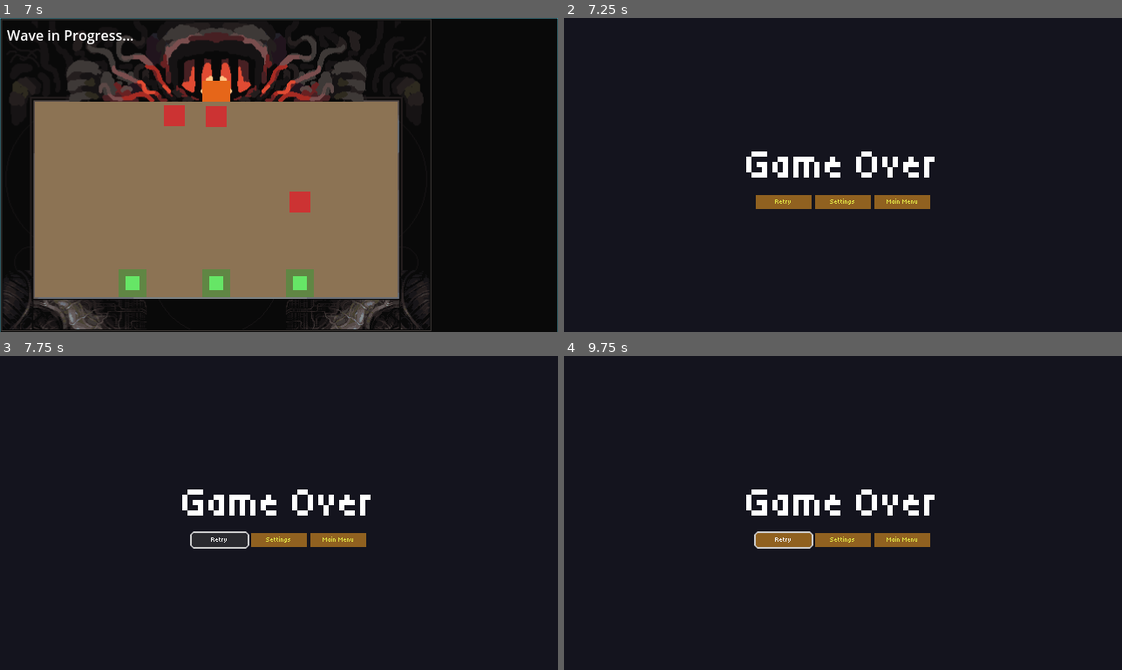
Above: before the commit, frames 1-4 (two rows, left to right).
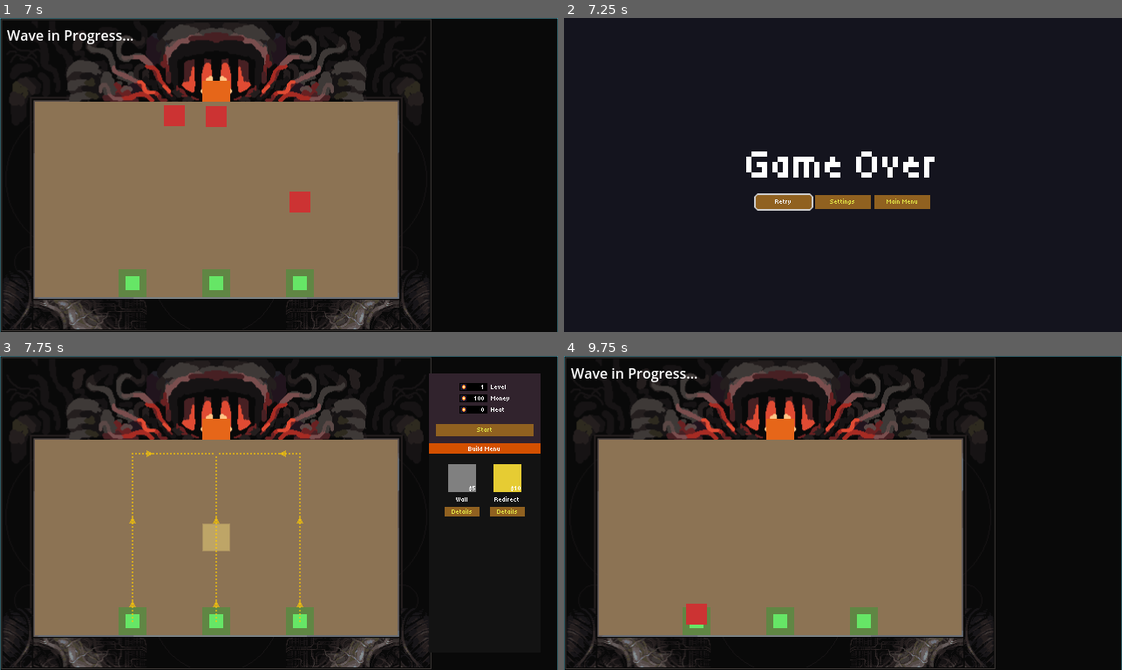
Above: after the commit, the same moments.

Repository: Arcane-Laboratory/Furnace
Game: Godot game, scene res://scenes/ui/title_screen.tscn
Two runs of this game, one before a commit and one after it. Both use one fixed random seed, a clock stepped at 60 frames per second and the inputs below. Sound files missing from this copy of the repository are replaced by a short silence.
Inputs (mouse positions are in pixels of both pictures, inside the frame that each line leads up to):
- Up to frame 1 (7 s): tap Enter at 0.5 s; move the mouse to (401, 159) at 0.52 s; tap P at 0.6, 3.6, 5.1, 6.6 s; click (401, 159) at 0.67 s; click "Start Game" at 1.25 s; click "Start" at 2 s; drag from (167, 190) to (133, 253) at 2.77 s; move the mouse to (334, 105) at 3.52 s; click (334, 105) at 3.67 s; drag from (251, 237) to (111, 127) at 4.27 s; move the mouse to (446, 222) at 5.02 s; click (446, 222) at 5.17 s; drag from (111, 127) to (195, 96) at 5.77 s; move the mouse to (306, 175) at 6.52 s; click (306, 175) at 6.67 s
- Up to frame 2 (7.25 s): no input
- Up to frame 3 (7.75 s): click "Retry" at 7.25 s
- Up to frame 4 (9.75 s): click (781, 541) at 8 s, where only the run before the commit has a clickable "Retry"; click (781, 541) at 8.75 s, where only the run before the commit has a clickable "Retry"; click (1049, 431) at 9.5 s, where only the run after the commit has a clickable "Start"

Frame 1 is identical in both runs. In frame 2, 0.2% of the frame differs, in the area x 34-45%, y 55-62%; in frame 3, 56%, in the area x 0-100%, y 0-100%; in frame 4, 50%.
Error before the commit: Invalid access to property or key 'pressed' on a base object of type 'null instance'. (res://scripts/ui/game_over.gd:20)

Commit message:
cursor error detection for godot

Diff:
--- a/godot/scenes/entities/enemies/basic_enemy.tscn
+++ b/godot/scenes/entities/enemies/basic_enemy.tscn
@@ -1,6 +1,12 @@
-[gd_scene load_steps=2 format=3 uid="uid://basic_enemy"]
+[gd_scene load_steps=4 format=3 uid="uid://basic_enemy"]
 
 [ext_resource type="Script" path="res://scripts/entities/enemies/basic_enemy.gd" id="1_basic_enemy"]
+
+[sub_resource type="CircleShape2D" id="CircleShape2D_1"]
+radius = 12.0
+
+[sub_resource type="CircleShape2D" id="CircleShape2D_2"]
+radius = 12.0
 
 [node name="BasicEnemy" type="CharacterBody2D"]
 script = ExtResource("1_basic_enemy")
@@ -16,14 +22,10 @@
 
 [node name="CollisionShape2D" type="CollisionShape2D" parent="."]
 transform = Transform2D(1, 0, 0, 1, 0, 0)
-
-[node name="CollisionShape2D/Shape" type="CircleShape2D" parent="CollisionShape2D"]
-radius = 12.0
+shape = SubResource("CircleShape2D_1")
 
 [node name="Area2D" type="Area2D" parent="."]
 
 [node name="CollisionShape2D" type="CollisionShape2D" parent="Area2D"]
 transform = Transform2D(1, 0, 0, 1, 0, 0)
-
-[node name="CollisionShape2D/Shape" type="CircleShape2D" parent="Area2D/CollisionShape2D"]
-radius = 12.0
+shape = SubResource("CircleShape2D_2")
--- a/godot/scripts/ui/game_over.gd
+++ b/godot/scripts/ui/game_over.gd
@@ -3,8 +3,8 @@
 
 
 @onready var title_label: Label = $CenterContainer/VBoxContainer/TitleLabel
-@onready var retry_button: Button = $CenterContainer/VBoxContainer/RetryButton
-@onready var menu_button: Button = $CenterContainer/VBoxContainer/MenuButton
+@onready var retry_button: Button = $CenterContainer/VBoxContainer/HBoxContainer/RetryButton
+@onready var menu_button: Button = $CenterContainer/VBoxContainer/HBoxContainer/MenuButton
 
 
 func _ready() -> void:
Not shown: 1 places in godot/scenes/ui/build_menu_item.tscn that only renumber resources
Not shown: 1 places in godot/scenes/ui/build_submenu.tscn that only renumber resources
Not shown: 1 places in godot/scenes/ui/game_over.tscn that only renumber resources
Not shown: 1 places in godot/scenes/ui/game_submenu.tscn that only renumber resources
Not shown: 1 places in godot/scenes/ui/tile_tooltip.tscn that only renumber resources
Not shown, changed: .cursor/rules/godot.mdc
Not shown, changed: .gitignore
